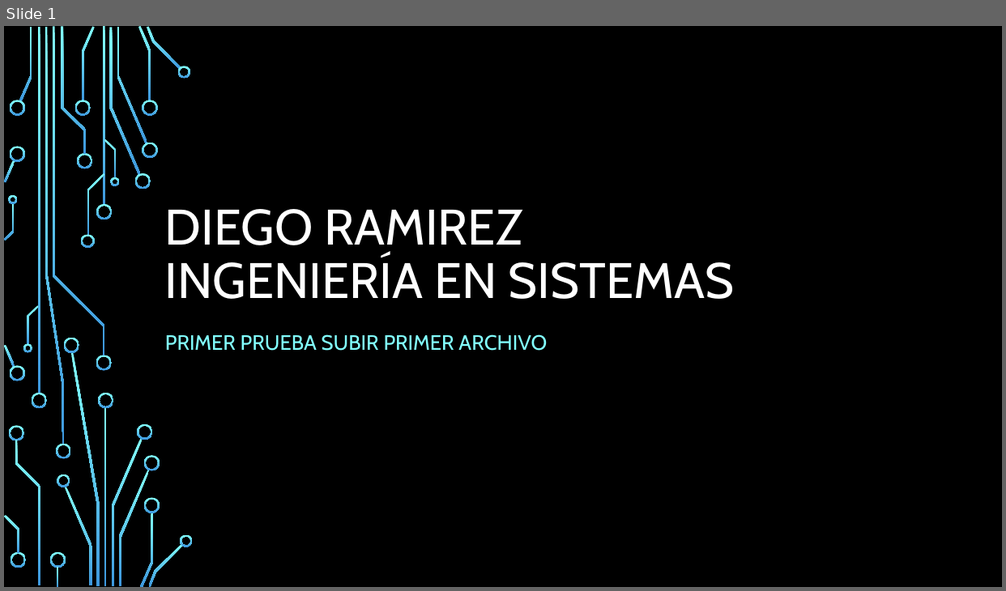
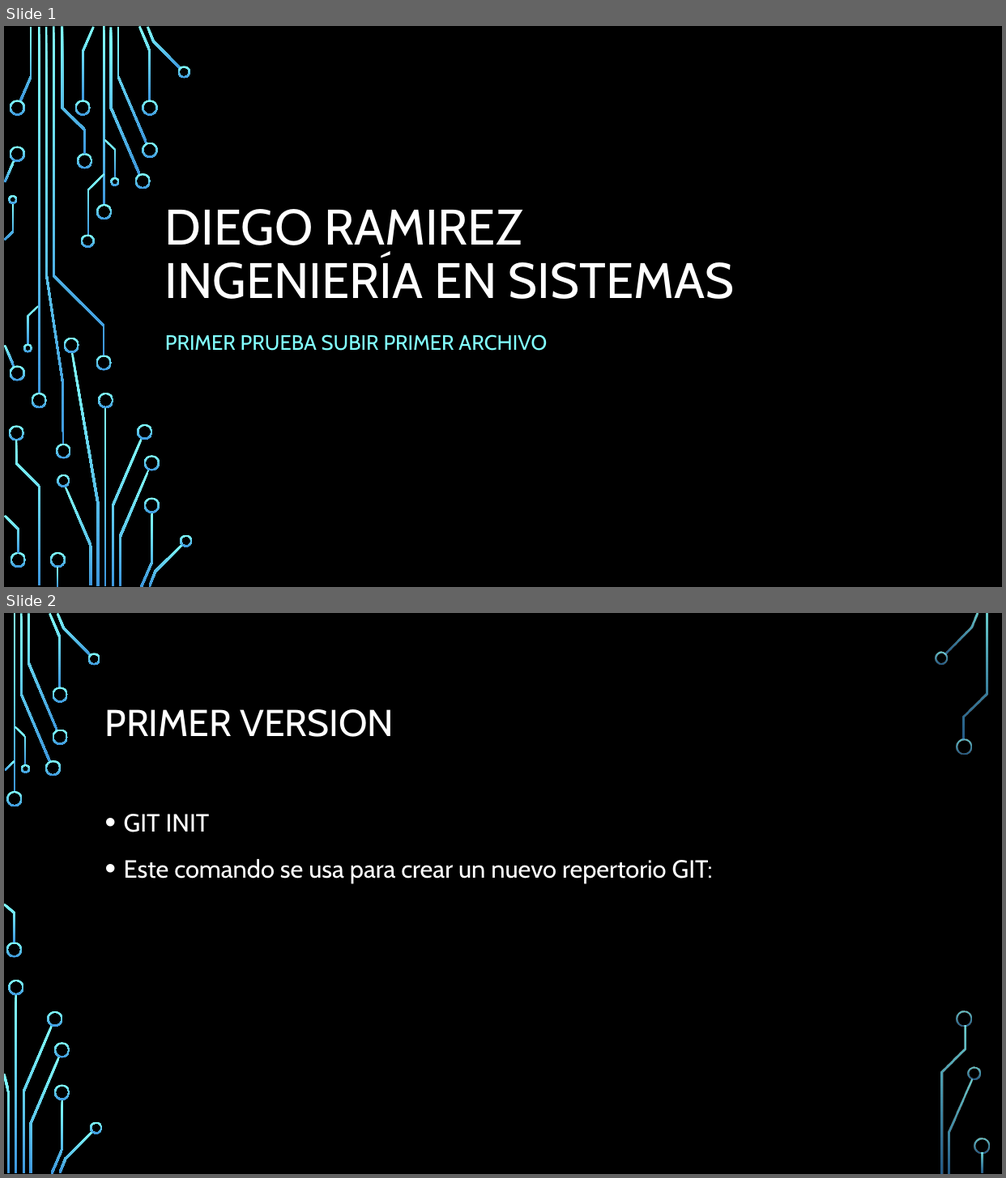
Before and after one commit to Diegao/Versionamiento, a slide deck: Versionamiento.pptx. Shown one above the other, each under a label of ours: slide 1 before the commit, slides 1 and 2 after it. The pictures are 1006x591 and 1006x1178 pixels, drawn with LibreOffice and Linux fonts; fonts in the diff are those of the drawing; background and template pictures are left out. Boxes give left, top, right and bottom in pixels: in the first picture for what was removed or moved away, otherwise in the second. Text is boxed around its words. In the diff, an @@ line names an element or a change of style, - is before the commit and + after.

Commit message:
Esta es la segunda version

```diff
--- a/Versionamiento.pptx
+++ b/Versionamiento.pptx
@@ slide 2 added at <box>4,613,1002,1174</box>, background picture (left out) @@
@@ title added at <box>105,709,394,737</box>, 36 pt, text #FFFFFF @@
+PRIMER VERSION
@@ text added at <box>124,814,713,884</box>, 24 pt, text #FFFFFF @@
+• GIT INIT
+• Este comando se usa para crear un nuevo repertorio GIT:
@@ group added at <box>4,613,990,1174</box>: 33 freeform shapes, 3 rectangles @@
```
